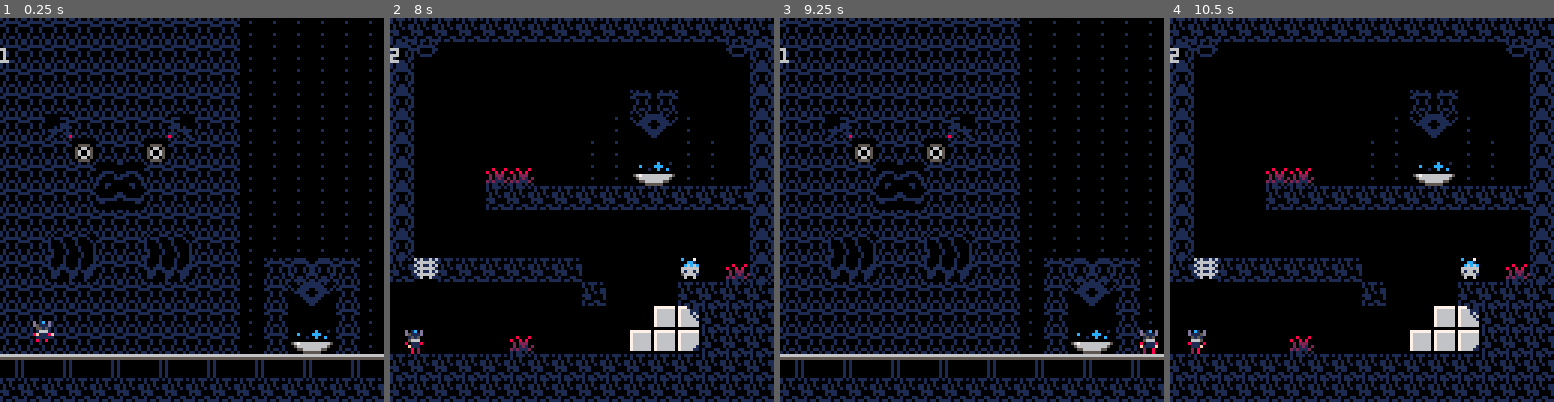
Above: before the commit, frames 1-4 (left to right).
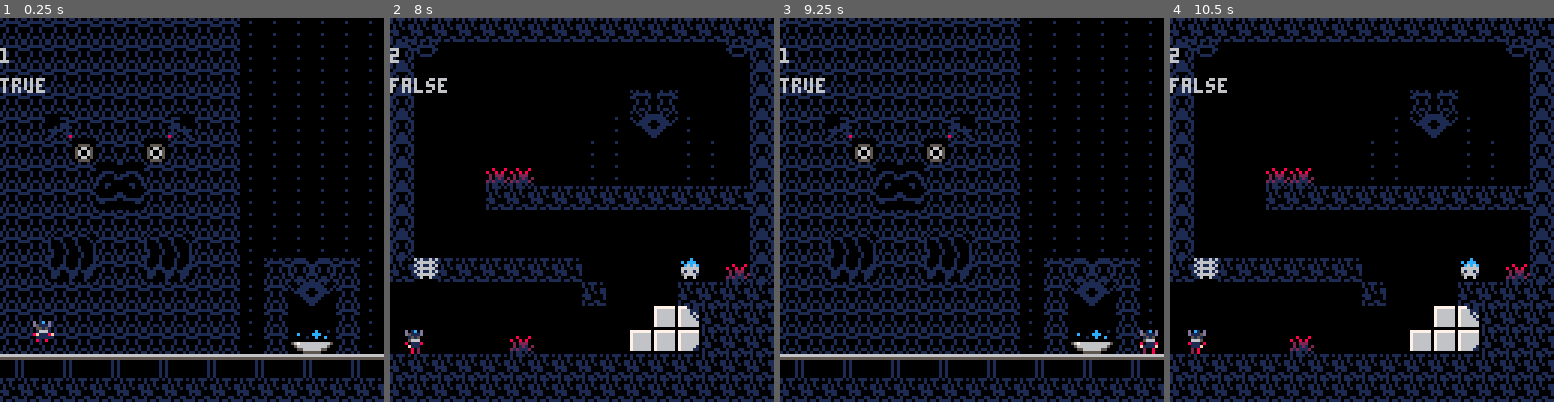
Above: after the commit, the same moments.

Repository: han-sen/pico-8-tests
Game: PICO-8 cartridge platformer.p8
Two runs of this game, one before a commit and one after it. Both use one fixed random seed, a clock stepped at 60 frames per second and the inputs below.
Inputs:
- Up to frame 1 (0.25 s): no input
- Up to frame 2 (8 s): hold Right 1.6-2.1 s; hold Up 2.15-2.42 s; hold Right 2.47-3.03 s; hold Left 3.08-3.58 s; hold Right 4.02-4.68 s; hold Up 4.73-5.03 s; hold Left 5.08-5.68 s; hold Right 6.08-6.58 s; hold Right 6.63-7.13 s; hold Up 7.18-7.45 s; hold Right from 7.5 s (still down)
- Up to frame 3 (9.25 s): release Right at 8.07 s; hold Left 8.12-8.62 s; hold Right from 9.05 s (still down)
- Up to frame 4 (10.5 s): release Right at 9.72 s; hold Up 9.77-10.07 s; hold Left from 10.12 s (still down)

The runs differ from the first frame. In frame 1, 0.2% of the frame differs, in the area x 0-12%, y 15-20%; in frame 2, 0.6%, in the area x 0-80%, y 15-65%; in frame 3, 0.2%; in frame 4, 0.6%.

Commit message:
added gate unlock function

Diff:
--- a/platformer.p8
+++ b/platformer.p8
@@ -39,6 +39,22 @@
 		},
 		anim = 0
 	}
+	fountains = {
+		sp1 = 25,
+		sp2 = 26,
+		loc = {
+			{
+				x = 96,
+				y = 104,
+				active = true
+			},
+			{
+				x = 80,
+				y = 48,
+				active = false
+			}
+		}
+	}
 	game_camera = {
 		cam_x = 128,
 		cam_y = 0
@@ -57,19 +73,40 @@
 	player_update()
 	player_animate()
 	check_level()
-	game_key_animate()
+	check_solve()
+	-- game_key_animate()
 	camera(128 * (world.current_level - 1), game_camera.cam_y)
 end
 
 function _draw()
 	cls()
 	map(0, 0)
+	draw_game_key()
+	draw_fountains()
 	draw_player()
-	draw_game_key()
 	print(world.current_level, 128 * (world.current_level - 1), 10)
+	print(fountains.loc[world.current_level].active, 128 * (world.current_level - 1), 20)
+
 end
 
 -- UTILITY FUNCTIONS
+
+function check_level()
+	world.current_level = ceil(player.x / 128)
+end
+
+function check_solve()
+	local level = world.current_level
+	if map_collide(player, "down", 3)
+	or map_collide(player, "right", 3)
+	or map_collide(player, "left", 3) then -- if they touch level key
+		if not game_keys.loc[level].found then -- play sound
+			sfx(7)
+		end
+		fountains.loc[level].active = true
+		game_keys.loc[level].found = true
+	end
+end
 
 function game_key_animate()
 	if time() - game_keys.anim > 0.3 then
@@ -81,21 +118,22 @@
 	end
 end
 
-function check_level()
-	world.current_level = ceil(player.x / 128)
-	-- if map_collide(player, 'down', 2) then
-	-- 	fset(25, 0, true)
-	-- 	fset(26, 0, true)
-	-- 	world.current_level = 1
-	-- end
-end
-
 function draw_game_key()
 	local level = world.current_level
 	if not game_keys.loc[level].found then
 		local g_x = game_keys.loc[level].x + ((level - 1) * 128)
 		local g_y = game_keys.loc[level].y
 		spr(game_keys.sp, g_x, g_y, 1, 1, false)
+	end
+end
+
+function draw_fountains()
+	local level = world.current_level
+	if fountains.loc[level].active then
+		local g_x = fountains.loc[level].x + ((level - 1) * 128)
+		local g_y = fountains.loc[level].y
+		spr(fountains.sp1, g_x, g_y, 1, 1, false)
+		spr(fountains.sp2, g_x + 8, g_y, 1, 1, false)
 	end
 end
 
@@ -204,9 +242,9 @@
 		x2 = obj.x + obj.width - 1
 		y2 = obj.y
 	elseif dir == 'down' then
-		x1 = obj.x
+		x1 = obj.x + 1
 		y1 = obj.y + obj.height
-		x2 = obj.x + obj.width
+		x2 = obj.x + obj.width - 1
 		y2 = obj.y + obj.height + 1
 	end
 	-- convert pixel size to tile size
@@ -283,7 +321,7 @@
 16666661000000000000000000000000000000000000000000000000000000000000000000000000000000000000000000000000000000000000000000000000
 11600611000000000000000000000000000000000000000000000000000000000000000000000000000000000000000000000000000000000000000000000000
 __gff__
-0000000000000000000001000000000000010100000000000004040100000000000000000000000000000000000000000001010100000000000000000000000000000000000000000000000000000000000000000000000000000000000000000100000000000000000000000000000000000000000000000000000000000000
+0008000000000000000001000000000000010100000908080804040100000000020000000000000000000000000000000001010100000000000000000000000000000000000000000000000000000000000000000000000000000000000000000100000000000000000000000000000000000000000000000000000000000000
 0000000000000000000000000000000000000000000000000000000000000000000000000000000000000000000000000000000000000000000000000000000000000000000000000000000000000000000000000000000000000000000000000000000000000000000000000000000000000000000000000000000000000000
 __map__
 0e0e0e0e0e0e0e0e0e0e2222222222220a0a0a0a0a0a0a0a0a0a0a0a0a0a0a0a000000000000000000000000000000000000000000000000000000000000000000000000000000000000000000000000000000000000000000000000000000000000000000000000000000000000000000000000000000000000000000000000
@@ -292,14 +330,14 @@
 0e0e0e0e0e0e0e0e0e0e2222222222221b0000000000000000002b2c0000001b000000000000000000000000000000000000000000000000000000000000000000000000000000000000000000000000000000000000000000000000000000000000000000000000000000000000000000000000000000000000000000000000
 0e2b130e0e0e0e142c0e2222222222221b000000000000000022393a2200001b000000000000000000000000000000000000000000000000000000000000000000000000000000000000000000000000000000000000000000000000000000000000000000000000000000000000000000000000000000000000000000000000
 0e0e0e050e0e050e0e0e2222222222221b00000000000000222200002222001b000000000000000000000000000000000000000000000000000000000000000000000000000000000000000000000000000000000000000000000000000000000000000000000000000000000000000000000000000000000000000000000000
-0e0e0e0e1d1e0e0e0e0e2222222222221b000000202000002222191a2222001b000000000000000000000000000000000000000000000000000000000000000000000000000000000000000000000000000000000000000000000000000000000000000000000000000000000000000000000000000000000000000000000000
+0e0e0e0e1d1e0e0e0e0e2222222222221b00000020200000222200002222001b000000000000000000000000000000000000000000000000000000000000000000000000000000000000000000000000000000000000000000000000000000000000000000000000000000000000000000000000000000000000000000000000
 0e0e0e0e2d2e0e0e0e0e2222222222221b0000000a0a0a0a0a0a0a0a0a0a0a1b000000000000000000000000000000000000000000000000000000000000000000000000000000000000000000000000000000000000000000000000000000000000000000000000000000000000000000000000000000000000000000000000
 0e0e0e0e0e0e0e0e0e0e2222222222221b00000000000000000000000000001b000000000000000000000000000000000000000000000000000000000000000000000000000000000000000000000000000000000000000000000000000000000000000000000000000000000000000000000000000000000000000000000000
 0e0e25260e0e25260e0e2222222222221b61000000000000000000000000001b000000000000000000000000000000000000000000000000000000000000000000000000000000000000000000000000000000000000000000000000000000000000000000000000000000000000000000000000000000000000000000000000
-0e0e35360e0e35360e0e220e292a0e220a600a0a0a0a0a0a000000000000201b000000000000000000000000000000000000000000000000000000000000000000000000000000000000000000000000000000000000000000000000000000000000000000000000000000000000000000000000000000000000000000000000
+0e0e35360e0e35360e0e220e292a0e220a600a0a0a0a0a0a000000000100201b000000000000000000000000000000000000000000000000000000000000000000000000000000000000000000000000000000000000000000000000000000000000000000000000000000000000000000000000000000000000000000000000
 0e0e0e0e0e0e0e0e0e0e220e393a0e2200000000000000000a0000000a0a0a0a000000000000000000000000000000000000000000000000000000000000000000000000000000000000000000000000000000000000000000000000000000000000000000000000000000000000000000000000000000000000000000000000
 0e0e0e0e0e0e0e0e0e0e220e00000e22000000000000000000000032330a0a0a000000000000000000000000000000000000000000000000000000000000000000000000000000000000000000000000000000000000000000000000000000000000000000000000000000000000000000000000000000000000000000000000
-0e0e0e0e0e0e0e0e0e0e220e191a0e22000000000020000000003232310a0a0a000000000000000000000000000000000000000000000000000000000000000000000000000000000000000000000000000000000000000000000000000000000000000000000000000000000000000000000000000000000000000000000000
+0e0e0e0e0e0e0e0e0e0e220e00000e22000000000020000000003232310a0a0a000000000000000000000000000000000000000000000000000000000000000000000000000000000000000000000000000000000000000000000000000000000000000000000000000000000000000000000000000000000000000000000000
 111211121112111211121112111211120a0a0a0a0a0a0a0a0a0a0a0a0a0a0a0a000000000000000000000000000000000000000000000000000000000000000000000000000000000000000000000000000000000000000000000000000000000000000000000000000000000000000000000000000000000000000000000000
 0a0a0a0a0a0a0a0a0a0a0a0a0a0a0a0a0a0a0a0a0a0a0a0a0a0a0a0a0a0a0a0a000000000000000000000000000000000000000000000000000000000000000000000000000000000000000000000000000000000000000000000000000000000000000000000000000000000000000000000000000000000000000000000000
 
Not shown, changed: the sound effects (__sfx__) section of platformer.p8
